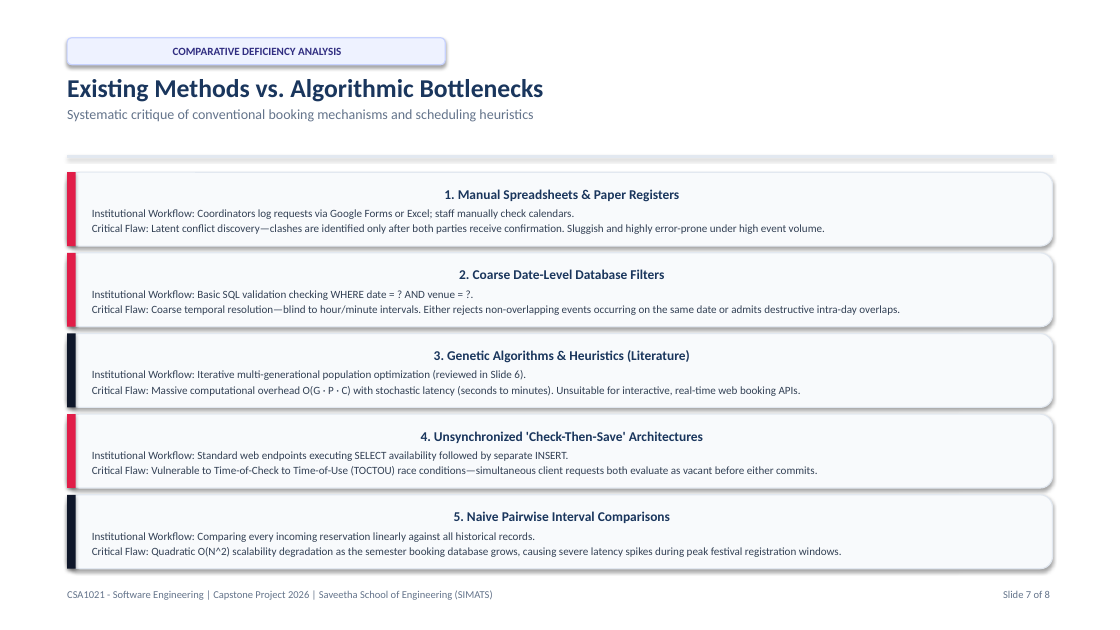
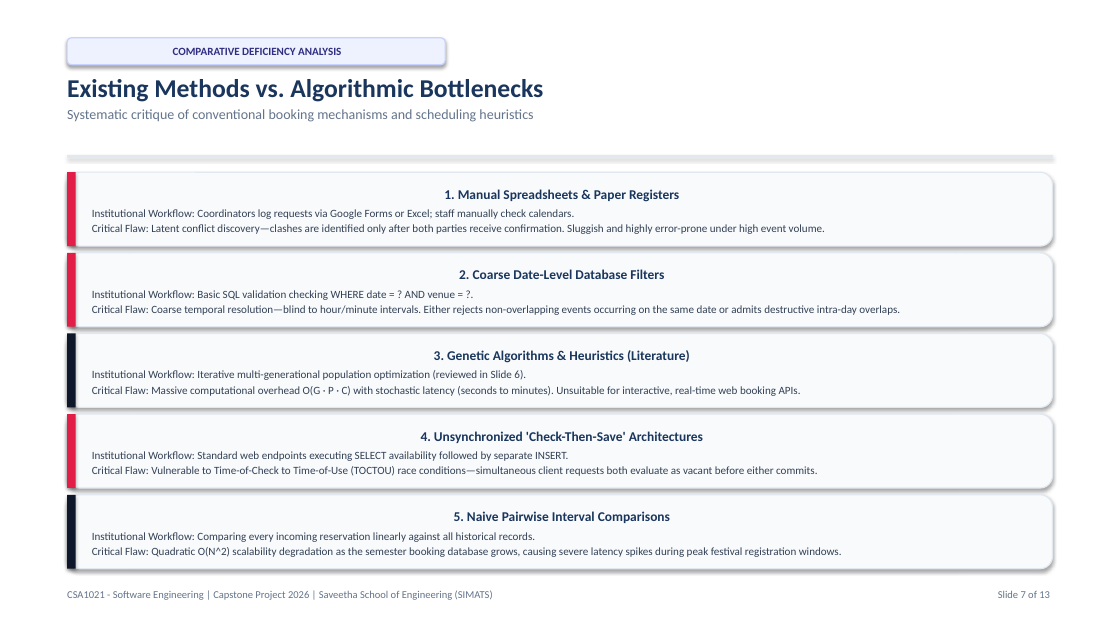
Before and after one commit to MITHUNtech11/CSA1021-SOFTWARE-ENGINEERING-, a slide deck: slide 7 of Capstone/EventFlow_Venue_Double_Booking_Interval_Scheduling.pptx. Drawn at 1120x630 pixels with LibreOffice and Linux fonts; fonts in the diff are those of the drawing. Boxes give left, top, right and bottom in pixels: in the first picture for what was removed or moved away, otherwise in the second. Text is boxed around its words. In the diff, an @@ line names an element or a change of style, - is before the commit and + after.

```diff
--- a/Capstone/EventFlow_Venue_Double_Booking_Interval_Scheduling.pptx
+++ b/Capstone/EventFlow_Venue_Double_Booking_Interval_Scheduling.pptx
@@ text at (998,591,1050,598): text changed @@
-Slide 7 of 8
+Slide 7 of 13
```
Also in this commit, not shown: 7 other slides changed, 5 slides added, 30 other files.
